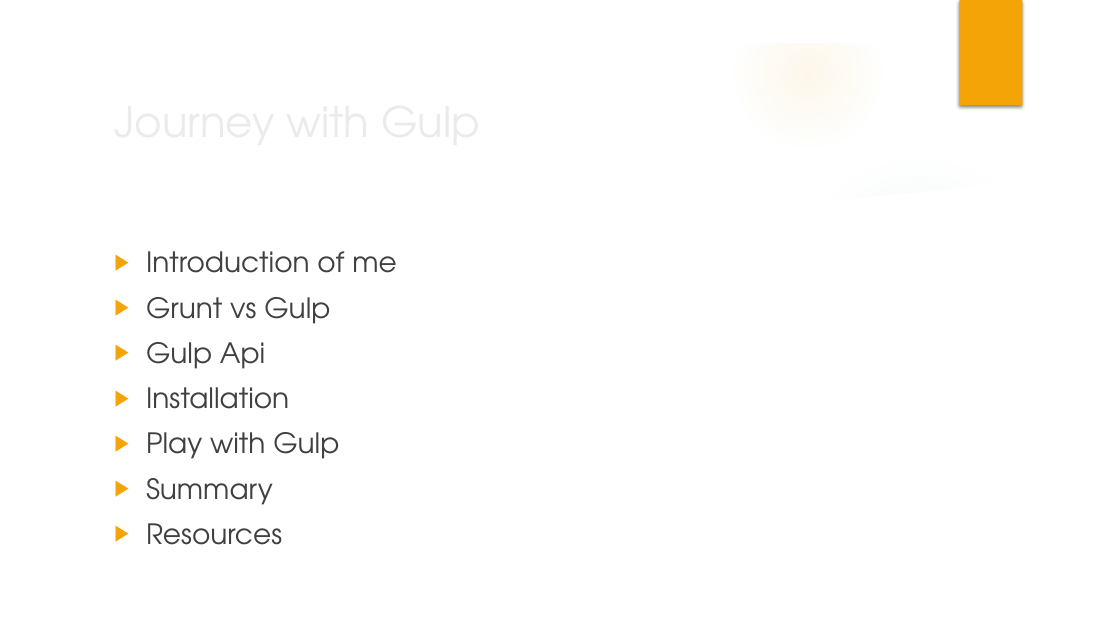
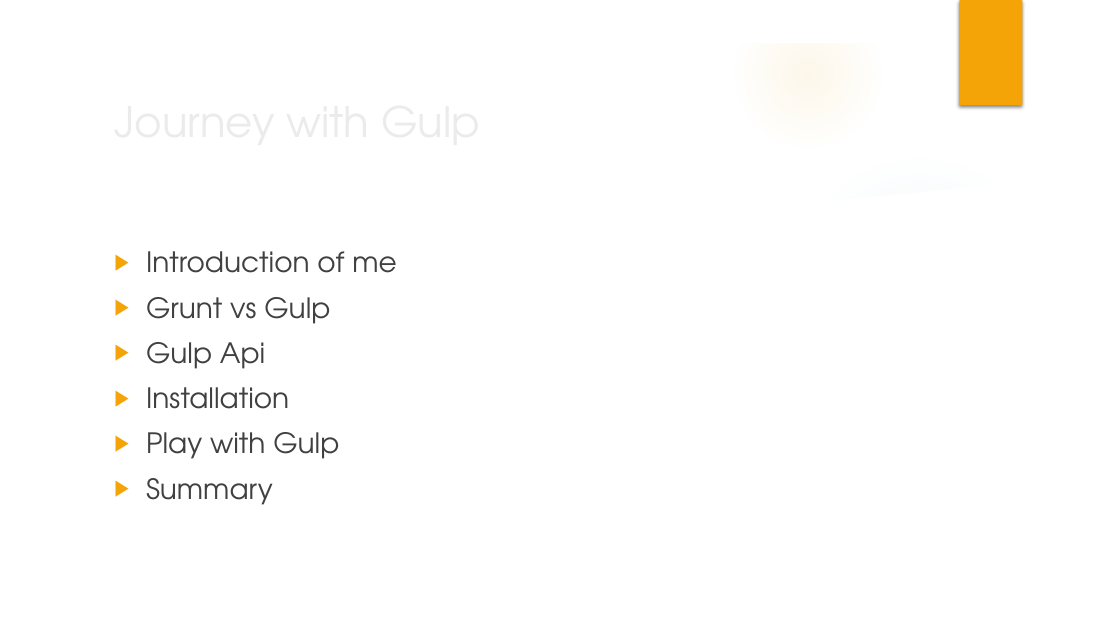
Before and after one commit to wolszakp/so-call-gulp-start, a slide deck: slide 2 of 2016-05-05_Automation_with_Gulp.pptx. Drawn at 1120x630 pixels with LibreOffice and Linux fonts; fonts in the diff are those of the drawing; background and template pictures are left out. Boxes give left, top, right and bottom in pixels: in the first picture for what was removed or moved away, otherwise in the second. Text is boxed around its words. In the diff, an @@ line names an element or a change of style, - is before the commit and + after.

```diff
--- a/2016-05-05_Automation_with_Gulp.pptx
+++ b/2016-05-05_Automation_with_Gulp.pptx
@@ text at bbox=[146, 523, 282, 545]: paragraph removed @@
-▶ Resources
```
Also in this commit, not shown: 2 other slides changed, 1 other file.
